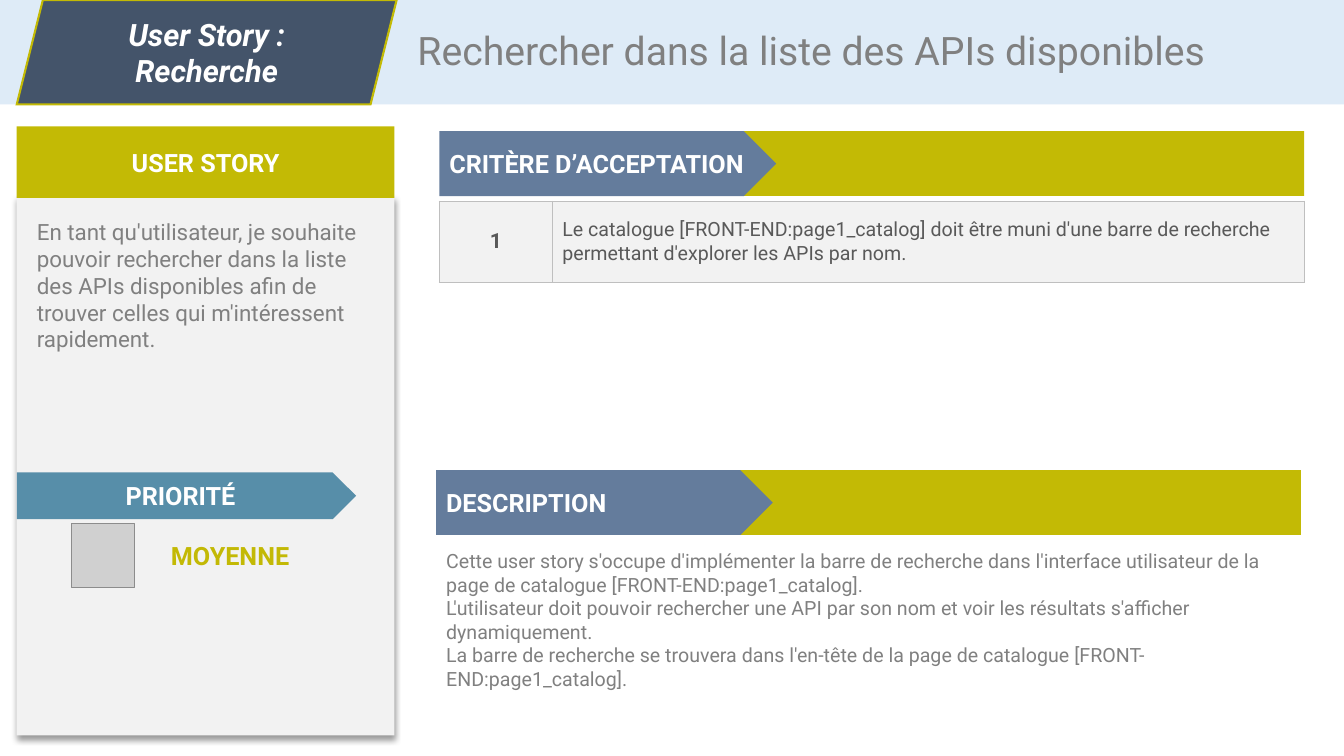
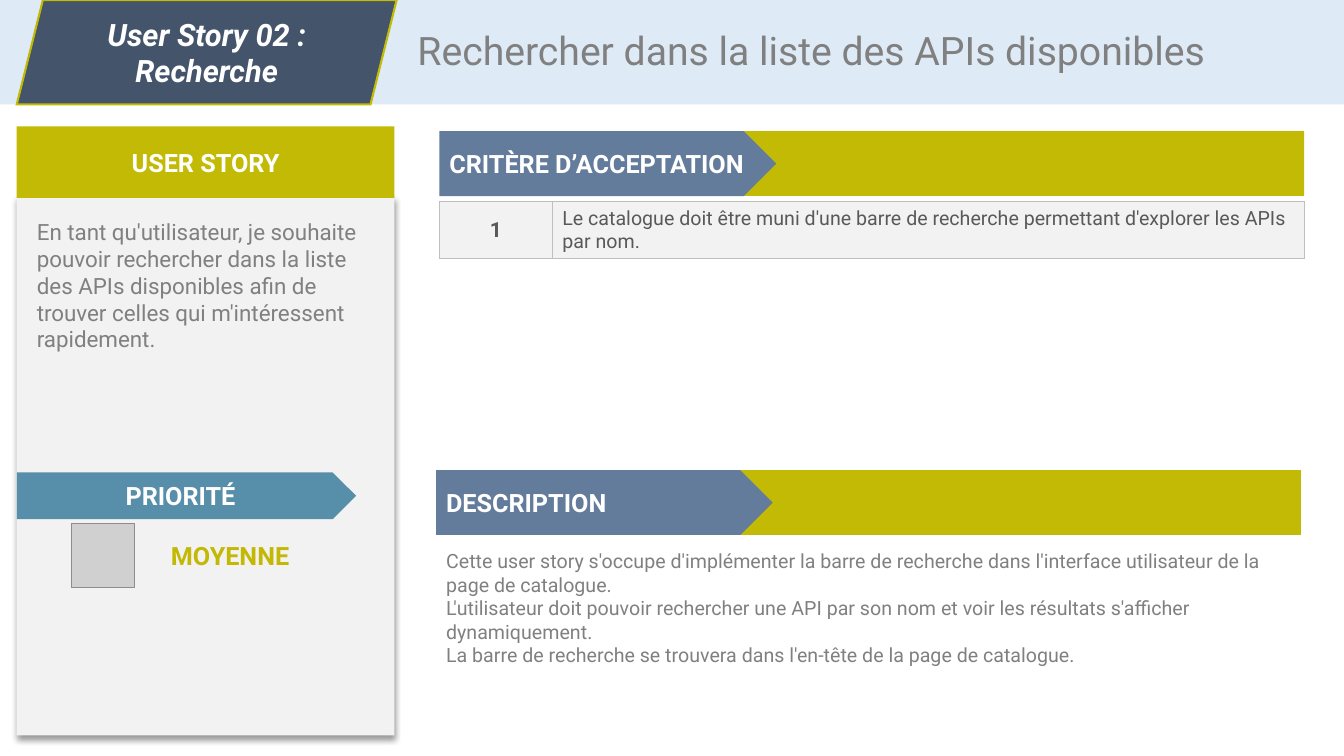
Before and after one commit to CC4K/api-catalog-development, a slide deck: slide 2 of reports/user-stories/user-stories.odp. Drawn at 1344x756 pixels with LibreOffice and Linux fonts; fonts in the diff are those of the drawing; grey boxes stand for pictures. Boxes give left, top, right and bottom in pixels: in the first picture for what was removed or moved away, otherwise in the second. Text is boxed around its words. In the diff, an @@ line names an element or a change of style, - is before the commit and + after.

Commit message:
Cahier des charges 85% terminé
Importé user stories propres
Exigences fonctionnelles et techniques avec MoSCoW
Glossaire

```diff
--- a/reports/user-stories/user-stories.odp
+++ b/reports/user-stories/user-stories.odp
@@ text in parallelogram at (x1=107, y1=24, x2=290, y2=53): text changed @@
-User Story :
+User Story 02 :
@@ table at (x1=439, y1=201, x2=1304, y2=259) @@
-row 1, column 2: Le catalogue [FRONT-END:page1_catalog] doit être muni d'une barre de recherche permettant d'explorer les APIs par nom.
+row 1, column 2: Le catalogue doit être muni d'une barre de recherche permettant d'explorer les APIs par nom.
@@ text at (x1=446, y1=553, x2=1259, y2=596): text changed @@
-Cette user story s'occupe d'implémenter la barre de recherche dans l'interface utilisateur de la page de catalogue [FRONT-END:page1_catalog].
+Cette user story s'occupe d'implémenter la barre de recherche dans l'interface utilisateur de la page de catalogue.
@@ text at (x1=446, y1=647, x2=1074, y2=666): text changed @@
-La barre de recherche se trouvera dans l'en-tête de la page de catalogue [FRONT-END:page1_catalog].
+La barre de recherche se trouvera dans l'en-tête de la page de catalogue.
```
Also in this commit, not shown: 14 other slides changed, 1 slide added, 26 other files.
